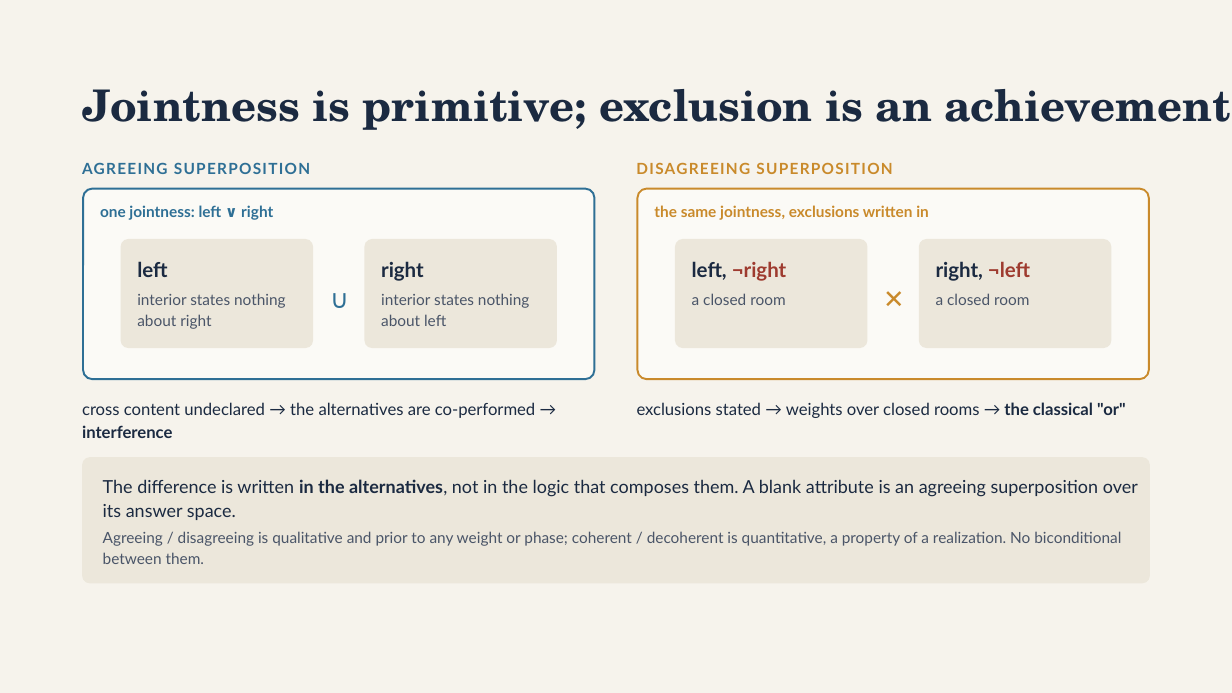
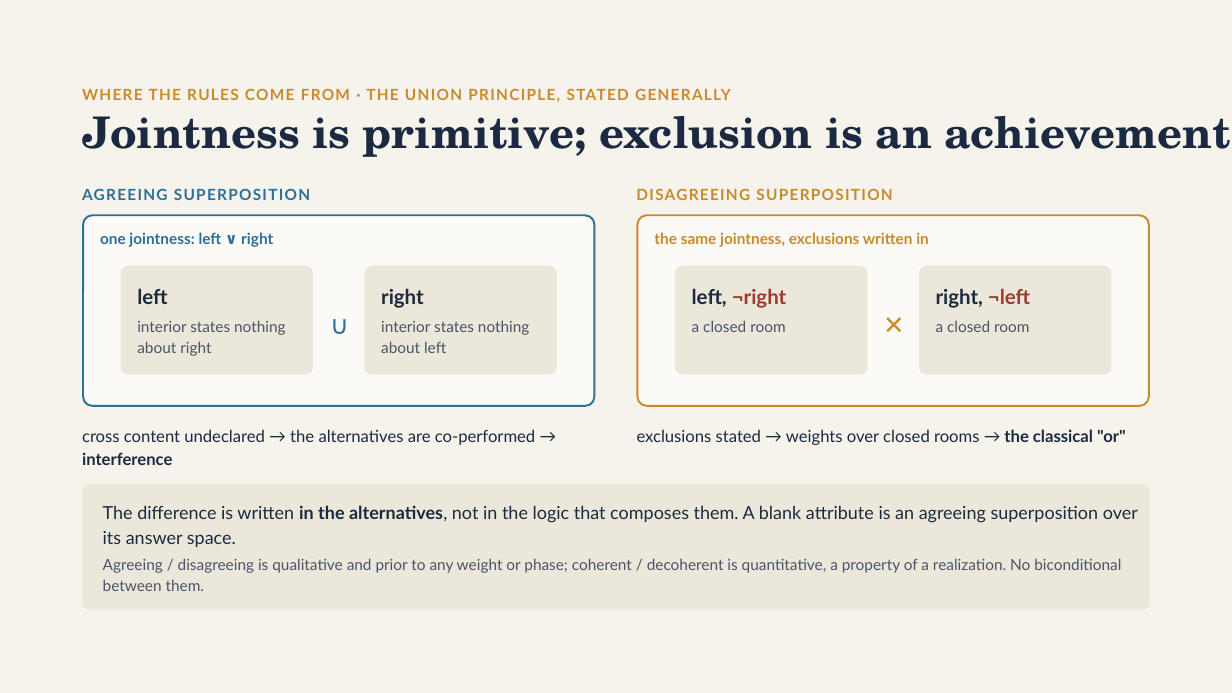
Before and after one commit to brunchwnewton/aethic-code, a slide deck: slide 11 of files/slides/aethic_reasoning_15_mins/Aethic Reasoning in 15 Minutes.pptx (slide 9 before the commit). Drawn at 1232x693 pixels with LibreOffice and Linux fonts; fonts in the diff are those of the drawing. Boxes give left, top, right and bottom in pixels: in the first picture for what was removed or moved away, otherwise in the second. Text is boxed around its words. In the diff, an @@ line names an element or a change of style, - is before the commit and + after.

```diff
--- a/files/slides/aethic_reasoning_15_mins/Aethic Reasoning in 15 Minutes.pptx
+++ b/files/slides/aethic_reasoning_15_mins/Aethic Reasoning in 15 Minutes.pptx
@@ text added at bbox=[82, 88, 731, 102], 12 pt, text #C98A2B, bold @@
+WHERE THE RULES COME FROM · THE UNION PRINCIPLE, STATED GENERALLY
@@ 18 texts, 7 rounded rectangles, 1 title: place and size @@
-18 texts, 7 rounded rectangles, 1 title at bbox=[82, 89, 1231, 584]
+18 texts, 7 rounded rectangles, 1 title at bbox=[82, 116, 1231, 611]
```
Also in this commit, not shown: 13 other slides changed, 2 slides added, 3 other files.
